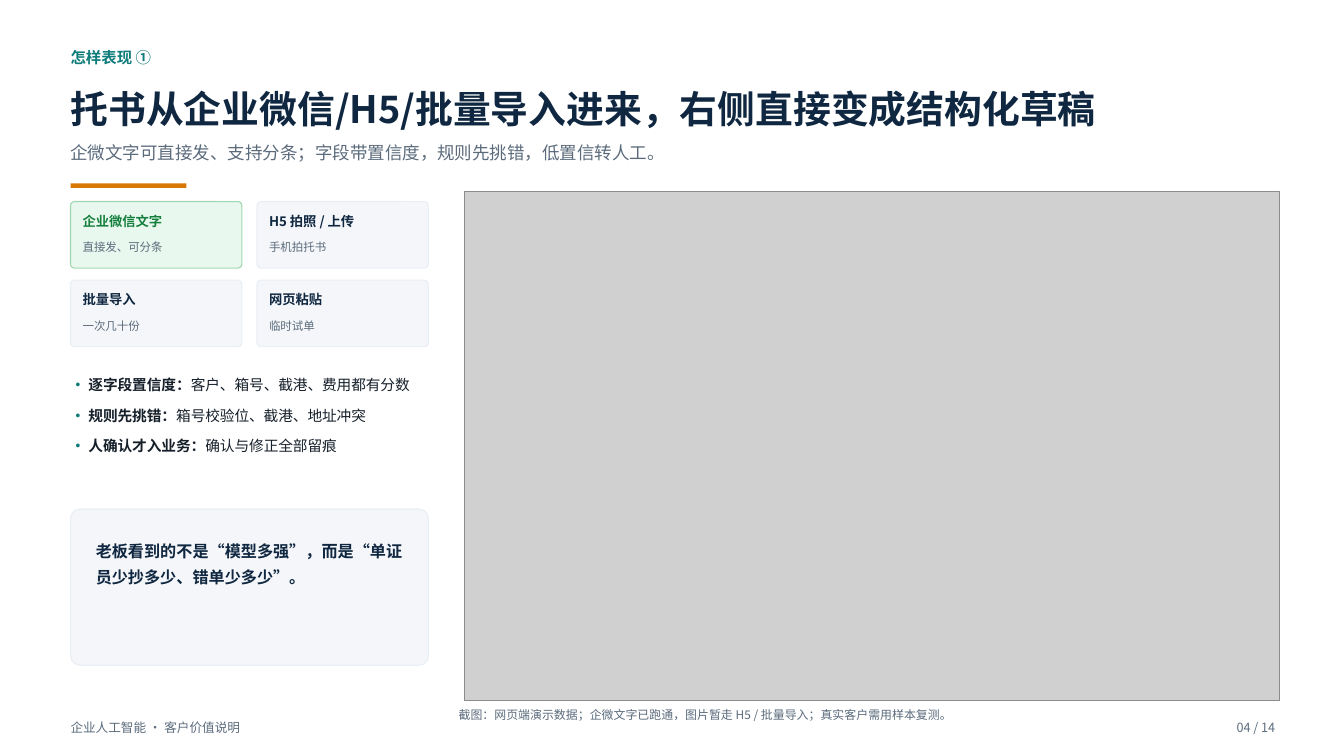
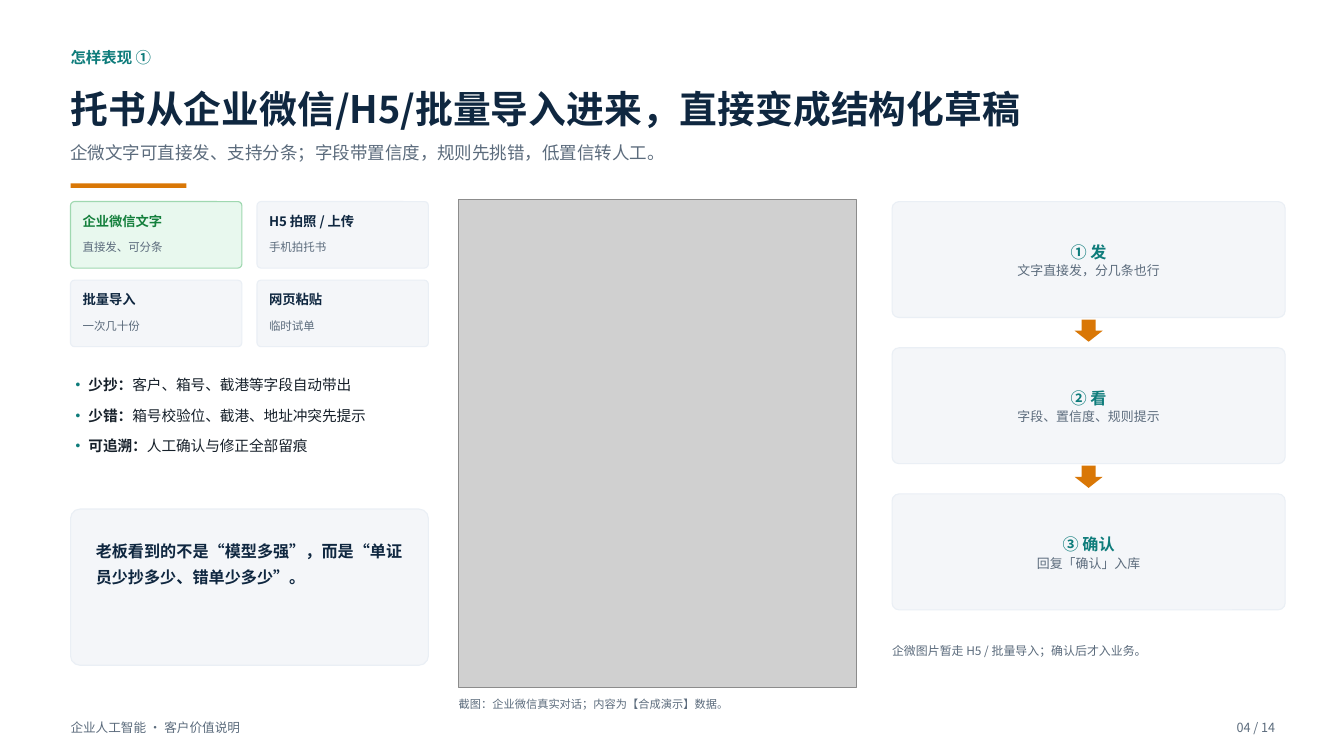
Before and after one commit to roma007/Enterprise-AI, a slide deck: slide 4 of 会客包/reports/客户老板版_系统能力介绍_2026-11-05.pptx. Drawn at 1344x756 pixels with LibreOffice and Linux fonts; fonts in the diff are those of the drawing; grey boxes stand for pictures. Boxes give left, top, right and bottom in pixels: in the first picture for what was removed or moved away, otherwise in the second. Text is boxed around its words. In the diff, an @@ line names an element or a change of style, - is before the commit and + after.

Commit message:
docs(ppt): 第4页改用企业微信真实对话截图
- 右侧换成企微对话截图，展示发托书文字 → 字段+置信度 → 确认入库
- 截掉左侧联系人列表，只保留会话区；内容为【合成演示】数据
- 右侧新增“发/看/确认”三步流程，左侧改为少抄/少错/可追溯
- 标题去掉“右侧”，避免与企微对话场景不符
- 同步更新讲稿与 reports/README

```diff
--- a/会客包/reports/客户老板版_系统能力介绍_2026-11-05.pptx
+++ b/会客包/reports/客户老板版_系统能力介绍_2026-11-05.pptx
@@ text at (x1=71, y1=90, x2=1021, y2=130): text changed @@
-托书从企业微信/H5/批量导入进来，右侧直接变成结构化草稿
+托书从企业微信/H5/批量导入进来，直接变成结构化草稿
@@ picture resized from (x1=465, y1=192, x2=1279, y2=701) to (x1=459, y1=200, x2=857, y2=688) @@
@@ rounded rectangle added at (x1=892, y1=202, x2=1286, y2=318), fill #F4F6F9, outline #EAEFF5 0.8 pt, 9.2 pt, text #5B6B7C @@
+① 发
+文字直接发，分几条也行
@@ down arrow added at (x1=1075, y1=320, x2=1103, y2=342), fill #D97706 @@
@@ rounded rectangle added at (x1=892, y1=348, x2=1286, y2=464), fill #F4F6F9, outline #EAEFF5 0.8 pt, 9.2 pt, text #5B6B7C @@
+② 看
+字段、置信度、规则提示
@@ text at (x1=88, y1=377, x2=365, y2=453): text changed @@
-• 逐字段置信度：客户、箱号、截港、费用都有分数
-• 规则先挑错：箱号校验位、截港、地址冲突
-• 人确认才入业务：确认与修正全部留痕
+• 少抄：客户、箱号、截港等字段自动带出
+• 少错：箱号校验位、截港、地址冲突先提示
+• 可追溯：人工确认与修正全部留痕
@@ down arrow added at (x1=1075, y1=466, x2=1103, y2=488), fill #D97706 @@
@@ rounded rectangle added at (x1=892, y1=494, x2=1286, y2=610), fill #F4F6F9, outline #EAEFF5 0.8 pt, 9.2 pt, text #5B6B7C @@
+③ 确认
+回复「确认」入库
@@ text added at (x1=892, y1=645, x2=1147, y2=657), 8.5 pt, text #5B6B7C @@
+企微图片暂走 H5 / 批量导入；确认后才入业务。
@@ text removed at (x1=459, y1=709, x2=952, y2=721) @@
-截图：网页端演示数据；企微文字已跑通，图片暂走 H5 / 批量导入；真实客户需用样本复测。
@@ text added at (x1=459, y1=698, x2=729, y2=710), 8 pt, text #5B6B7C @@
+截图：企业微信真实对话；内容为【合成演示】数据。
```
Also in this commit, not shown: 4 other files.
